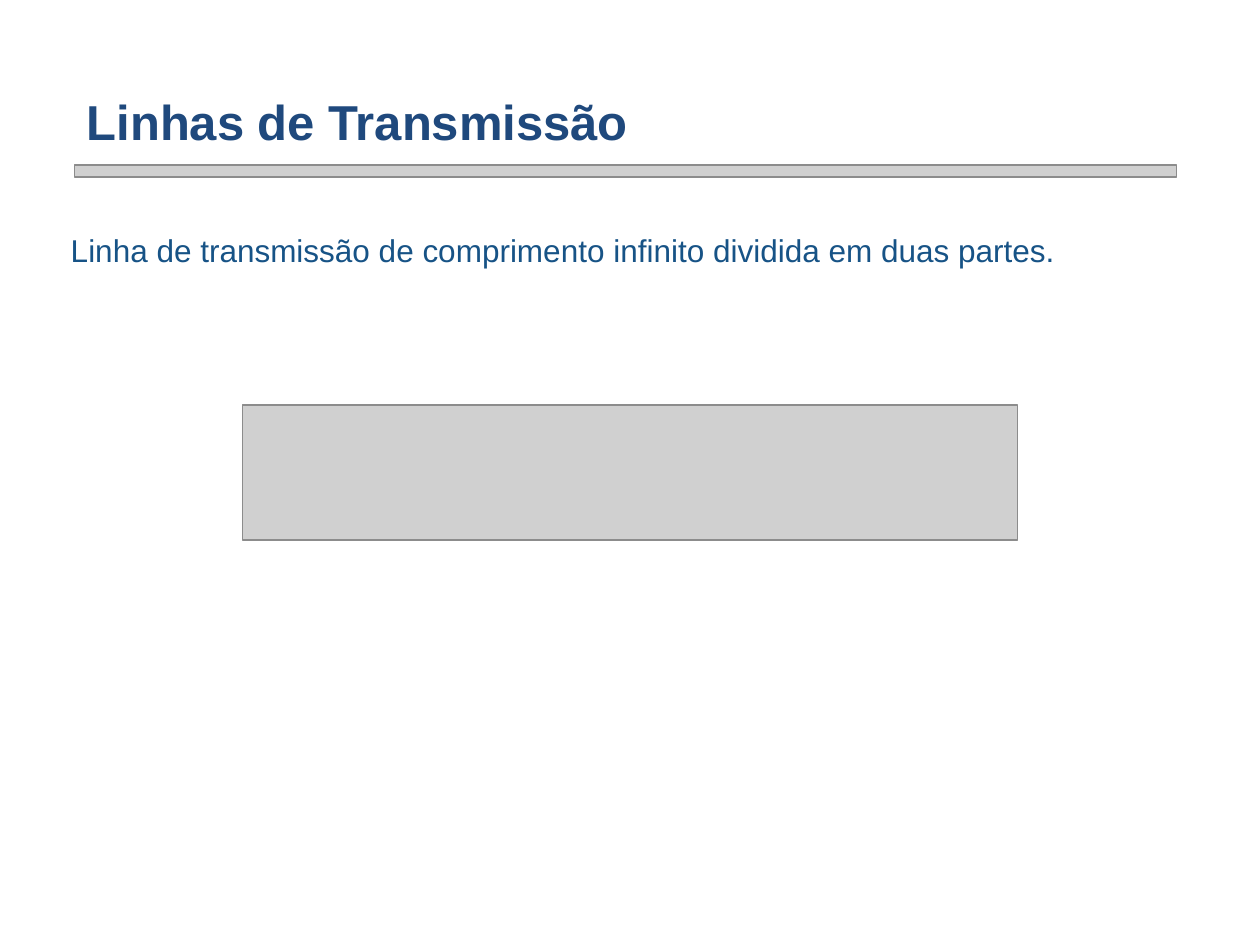
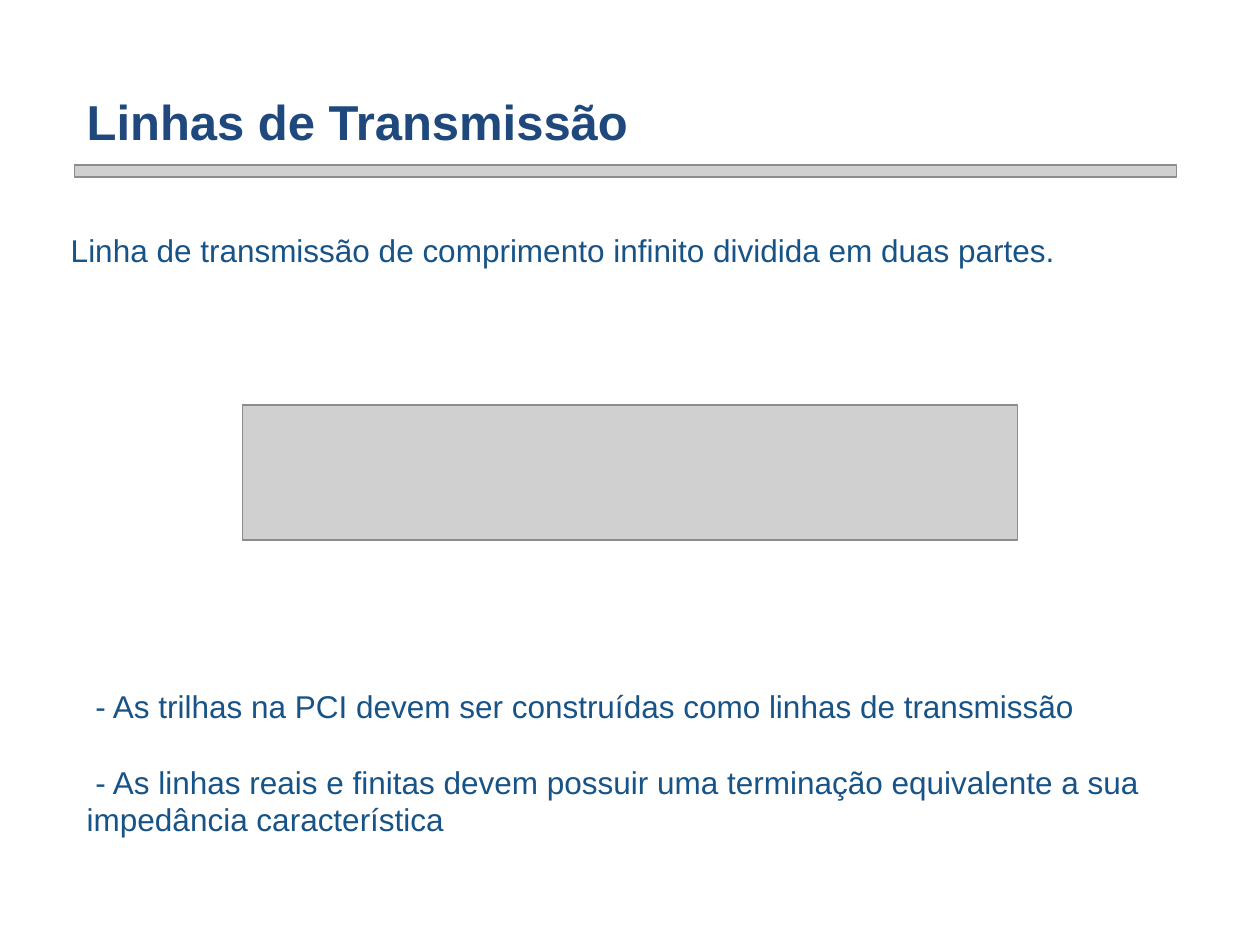
Before and after one commit to smarley2/PSE, a slide deck: slide 6 of Apresentação PSE/Transmission Lines PCB signal Integrity-draft.pptx (slide 5 before the commit). Drawn at 1260x945 pixels with LibreOffice and Linux fonts; fonts in the diff are those of the drawing; grey boxes stand for pictures; background and template pictures are left out. Boxes give left, top, right and bottom in pixels: in the first picture for what was removed or moved away, otherwise in the second. Text is boxed around its words. In the diff, an @@ line names an element or a change of style, - is before the commit and + after.

```diff
--- a/Apresentação PSE/Transmission Lines PCB signal Integrity-draft.pptx
+++ b/Apresentação PSE/Transmission Lines PCB signal Integrity-draft.pptx
@@ text added at (x1=87, y1=694, x2=1139, y2=837), 18 pt, text #175386 @@
+  - As trilhas na PCI devem ser construídas como linhas de transmissão
+  - As linhas reais e finitas devem possuir uma terminação equivalente a sua impedância característica
```
Also in this commit, not shown: 4 other slides changed, 7 slides added, 13 slides removed.
